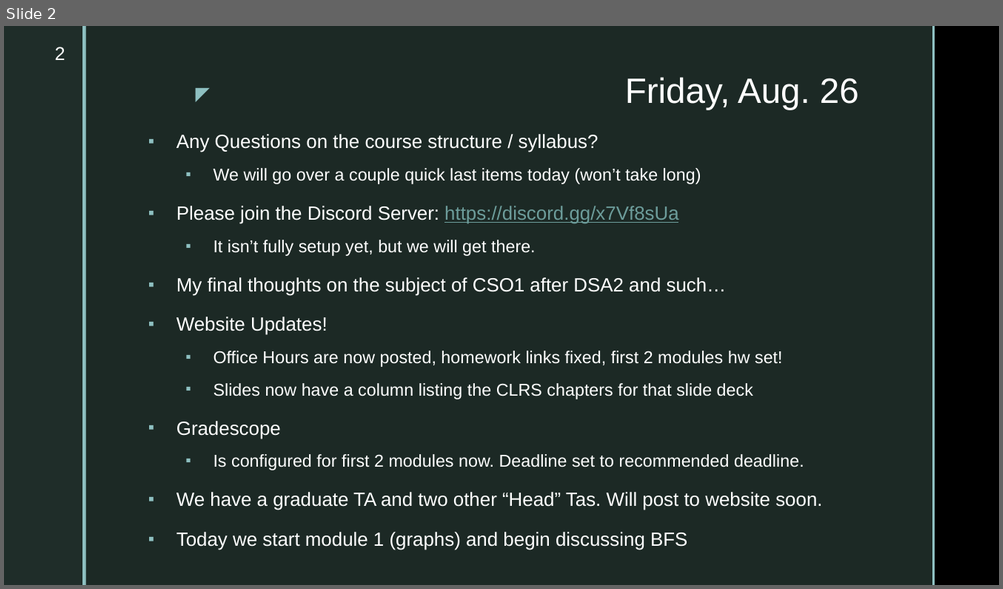
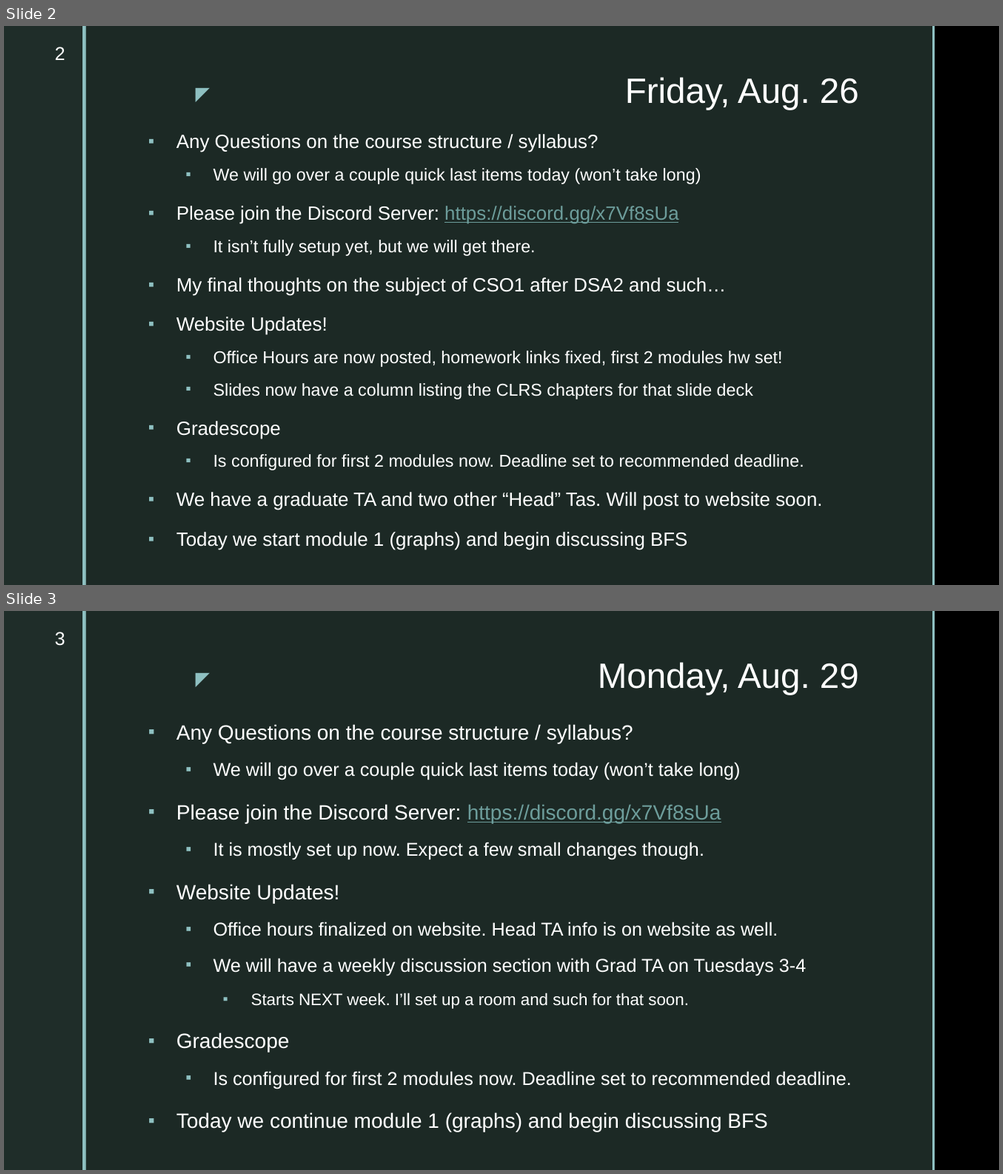
Before and after one commit to markfloryan/dsa2, a slide deck: slides/dailyannouncements.pptx. Shown one above the other, each under a label of ours: slide 2 before the commit, slides 2 and 3 after it. The pictures are 1003x589 and 1003x1174 pixels, drawn with LibreOffice and Linux fonts; fonts in the diff are those of the drawing; background and template pictures are left out. Boxes give left, top, right and bottom in pixels: in the first picture for what was removed or moved away, otherwise in the second. Text is boxed around its words. In the diff, an @@ line names an element or a change of style, - is before the commit and + after.

```diff
--- a/slides/dailyannouncements.pptx
+++ b/slides/dailyannouncements.pptx
@@ slide 3 added at (4, 611, 999, 1170), background picture (left out); not listed: 5 template elements that a slide beside it also shows @@
@@ page number added at (55, 632, 65, 646), 18 pt, text #FFFFFF @@
+3
@@ title added at (597, 662, 859, 695), 34 pt, text #FFFFFF @@
+Monday, Aug. 29
@@ text added at (176, 724, 851, 1133), 18 pt, text #FFFFFF @@
+▪ Any Questions on the course structure / syllabus?
+  ▪ We will go over a couple quick last items today (won’t take long)
+▪ Please join the Discord Server: https://discord.gg/x7Vf8sUa
+  ▪ It is mostly set up now. Expect a few small changes though.
+▪ Website Updates!
+  ▪ Office hours finalized on website. Head TA info is on website as well.
+  ▪ We will have a weekly discussion section with Grad TA on Tuesdays 3-4
+    ▪ Starts NEXT week. I’ll set up a room and such for that soon.
+▪ Gradescope
+  ▪ Is configured for first 2 modules now. Deadline set to recommended deadline.
+▪ Today we continue module 1 (graphs) and begin discussing BFS
```
Also in this commit, not shown: 2 other files.
